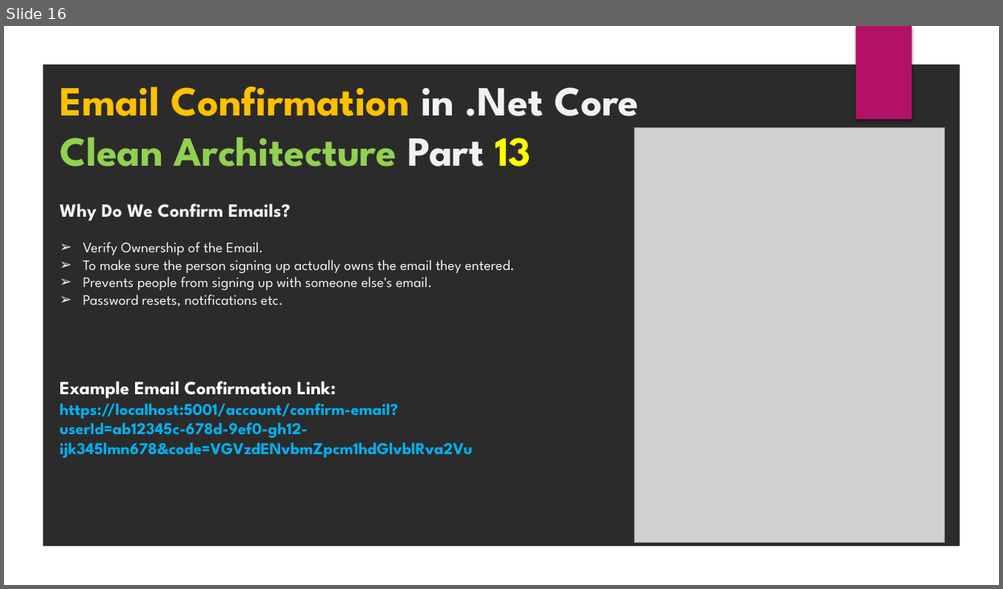
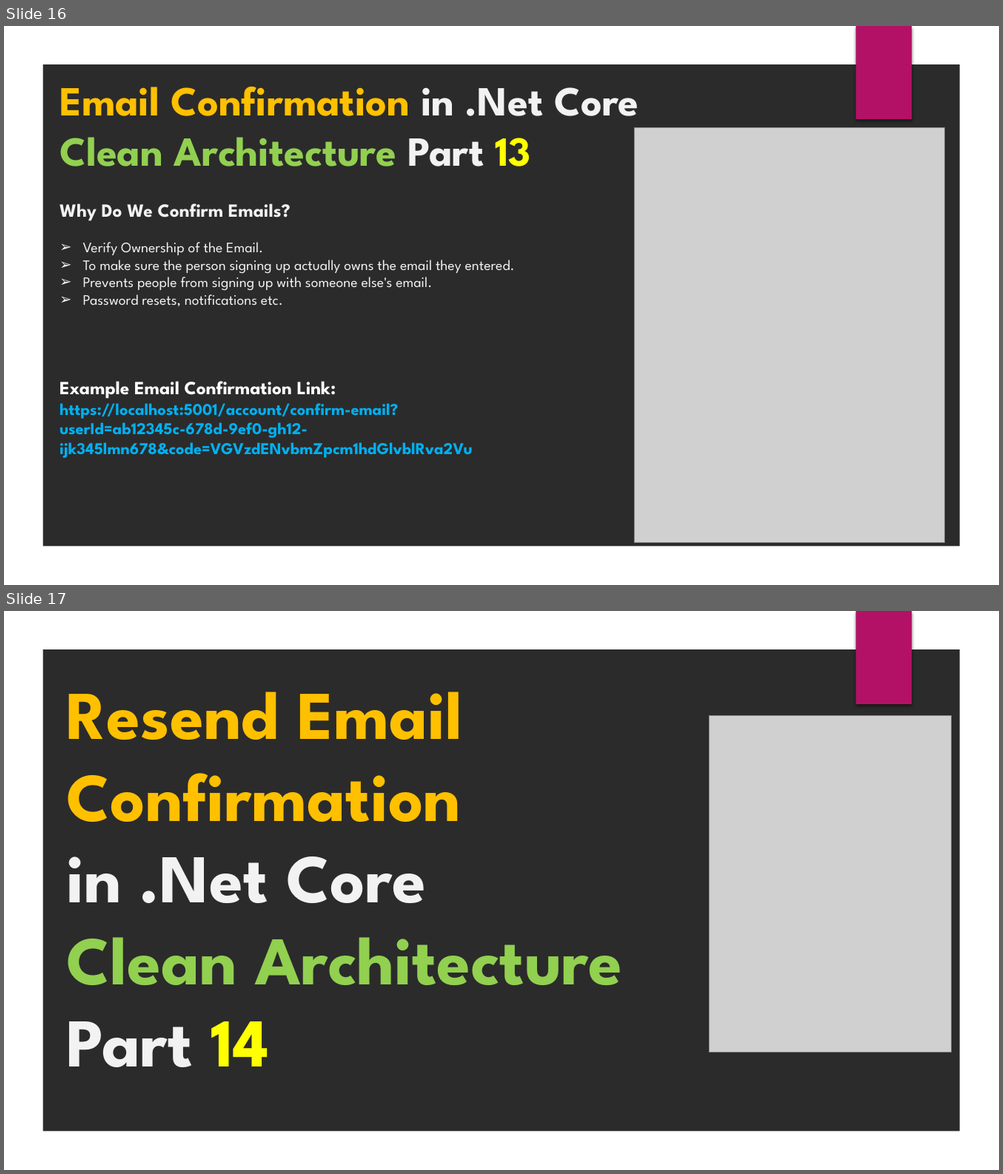
Before and after one commit to huzaifa21718/CleanArchitecture_DotNet6, a slide deck: Slides/NET 6 Clean Architecture.pptx. Shown one above the other, each under a label of ours: slide 16 before the commit, slides 16 and 17 after it. The pictures are 1003x589 and 1003x1174 pixels, drawn with LibreOffice and Linux fonts; fonts in the diff are those of the drawing; grey boxes stand for pictures; background and template pictures are left out; a plain dark background stands for a picture behind light text. Boxes give left, top, right and bottom in pixels: in the first picture for what was removed or moved away, otherwise in the second. Text is boxed around its words. In the diff, an @@ line names an element or a change of style, - is before the commit and + after.

```diff
--- a/Slides/NET 6 Clean Architecture.pptx
+++ b/Slides/NET 6 Clean Architecture.pptx
@@ slide 17 added at (x1=4, y1=611, x2=999, y2=1170), background picture (left out); not listed: 2 template elements that a slide beside it also shows @@
@@ title added at (x1=66, y1=692, x2=622, y2=1068), 66 pt, text #FFC000, bold @@
+Resend Email Confirmation
+in .Net Core
+Clean Architecture
+Part 14
@@ picture added at (x1=709, y1=715, x2=951, y2=1052) @@
```
